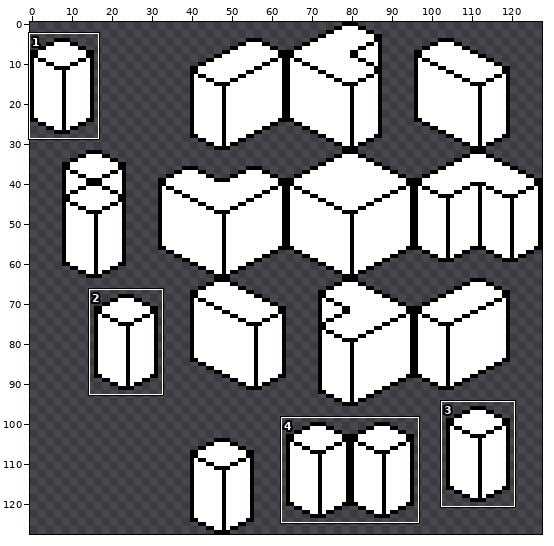
One commit to this pixel-art file: tile_sets/templates/d_transparent_template.aseprite. Above: a wide view before the commit, with the close-up outlined.
Close-up. The starting point:
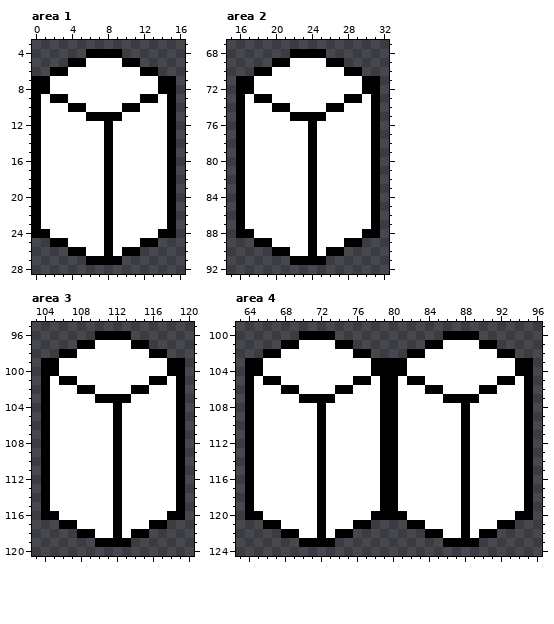
128x128 pixels, 1 frame. Shown: area 1: x 0..16, y 3..28; area 2: x 15..32, y 67..92; area 3: x 103..120, y 95..120; area 4: x 63..96, y 99..124. The commit also changed other parts of the picture, which this record leaves out.
After:
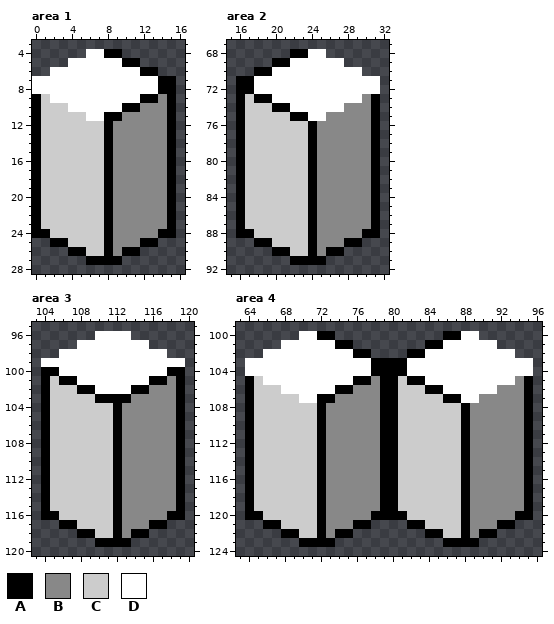
Palette (. is transparent): A #000000  B #888888  C #cccccc  D #ffffff
Change:
Changed rows in their new state; - is an unchanged pixel.
Area 1:
first column x 0:
 4 ------DD-------
 5 ----DD---------
 6 --DD-----------
 7 DD-------------
 8 DD-------------
 9 -CDD----------B
10 -CCCDD------BBB
11 -CCCCCDD--BBBBB
12 -CCCCCCC-BBBBBB
13 -CCCCCCC-BBBBBB
14 -CCCCCCC-BBBBBB
15 -CCCCCCC-BBBBBB
16 -CCCCCCC-BBBBBB
17 -CCCCCCC-BBBBBB
18 -CCCCCCC-BBBBBB
19 -CCCCCCC-BBBBBB
20 -CCCCCCC-BBBBBB
21 -CCCCCCC-BBBBBB
22 -CCCCCCC-BBBBBB
23 -CCCCCCC-BBBBBB
24 --CCCCCC-BBBBB-
25 ----CCCC-BBB---
26 ------CC-B-----
Area 2:
first column x 17:
68 -------DD------
69 ---------DD----
70 -----------DD--
71 -------------DD
72 -------------DD
73 C----------DDB-
74 CCC------DDBBB-
75 CCCCC--DDBBBBB-
76 CCCCCCC-BBBBBB-
77 CCCCCCC-BBBBBB-
78 CCCCCCC-BBBBBB-
79 CCCCCCC-BBBBBB-
80 CCCCCCC-BBBBBB-
81 CCCCCCC-BBBBBB-
82 CCCCCCC-BBBBBB-
83 CCCCCCC-BBBBBB-
84 CCCCCCC-BBBBBB-
85 CCCCCCC-BBBBBB-
86 CCCCCCC-BBBBBB-
87 CCCCCCC-BBBBBB-
88 -CCCCCC-BBBBB--
89 ---CCCC-BBB----
90 -----CC-B------
Area 3:
first column x 104:
 96 ------DDDD------
 97 ----DD----DD----
 98 --DD--------DD--
 99 DD------------DD
101 -C------------B-
102 -CCC--------BBB-
103 -CCCCC----BBBBB-
104 -CCCCCCC-BBBBBB-
105 -CCCCCCC-BBBBBB-
106 -CCCCCCC-BBBBBB-
107 -CCCCCCC-BBBBBB-
108 -CCCCCCC-BBBBBB-
109 -CCCCCCC-BBBBBB-
110 -CCCCCCC-BBBBBB-
111 -CCCCCCC-BBBBBB-
112 -CCCCCCC-BBBBBB-
113 -CCCCCCC-BBBBBB-
114 -CCCCCCC-BBBBBB-
115 -CCCCCCC-BBBBBB-
116 --CCCCCC-BBBBB--
117 ----CCCC-BBB----
118 ------CC-B------
Area 4:
first column x 64:
100 ------DD----------------DD------
101 ----DD--------------------DD----
102 --DD------------------------DD--
103 DD----------------------------DD
104 DD----------------------------DD
105 -CDD----------B--C----------DDB-
106 -CCCDD------BBB--CCC------DDBBB-
107 -CCCCCDD--BBBBB--CCCCC--DDBBBBB-
108 -CCCCCCC-BBBBBB--CCCCCCC-BBBBBB-
109 -CCCCCCC-BBBBBB--CCCCCCC-BBBBBB-
110 -CCCCCCC-BBBBBB--CCCCCCC-BBBBBB-
111 -CCCCCCC-BBBBBB--CCCCCCC-BBBBBB-
112 -CCCCCCC-BBBBBB--CCCCCCC-BBBBBB-
113 -CCCCCCC-BBBBBB--CCCCCCC-BBBBBB-
114 -CCCCCCC-BBBBBB--CCCCCCC-BBBBBB-
115 -CCCCCCC-BBBBBB--CCCCCCC-BBBBBB-
116 -CCCCCCC-BBBBBB--CCCCCCC-BBBBBB-
117 -CCCCCCC-BBBBBB--CCCCCCC-BBBBBB-
118 -CCCCCCC-BBBBBB--CCCCCCC-BBBBBB-
119 -CCCCCCC-BBBBBB--CCCCCCC-BBBBBB-
120 --CCCCCC-BBBBB----CCCCCC-BBBBB--
121 ----CCCC-BBB--------CCCC-BBB----
122 ------CC-B------------CC-B------
Pixel boxes of the changes (left, top, right, bottom) in both close-ups:
changed: (32, 49, 167, 256)
changed: (245, 49, 380, 256)
changed: (41, 331, 185, 538)
changed: (245, 331, 533, 538)
